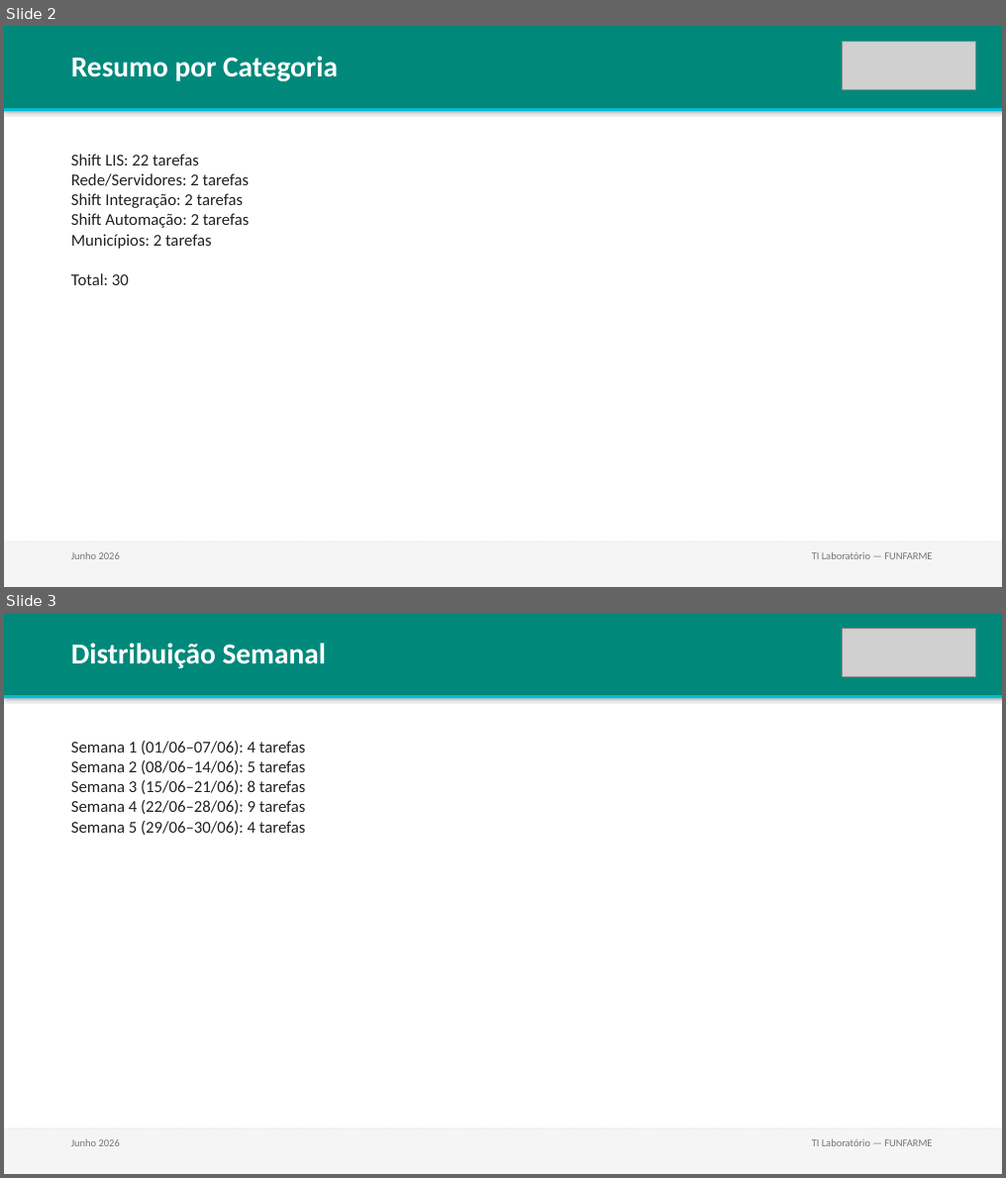
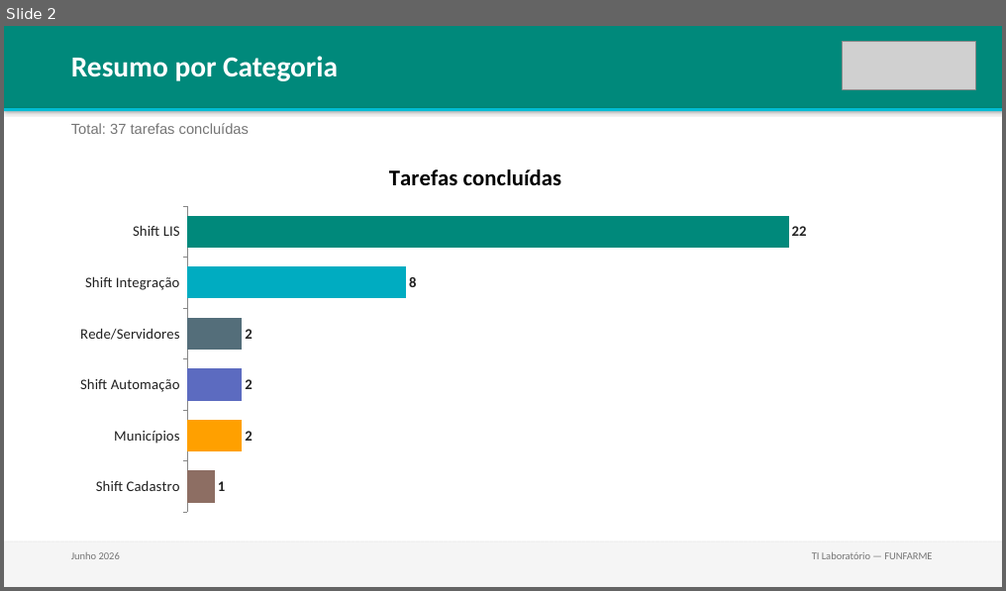
Before and after one commit to lab-central-hb/funfarme-kb, a slide deck: reports/2026-06_resumo-mensal.pptx. Shown one above the other, each under a label of ours: slides 2 and 3 before the commit, slide 2 after it. The pictures are 1006x1178 and 1006x591 pixels, drawn with LibreOffice and Linux fonts; fonts in the diff are those of the drawing; grey boxes stand for pictures. Boxes give left, top, right and bottom in pixels: in the first picture for what was removed or moved away, otherwise in the second. Text is boxed around its words. In the diff, an @@ line names an element or a change of style, - is before the commit and + after.

Commit message:
feat: melhora template do relatório mensal e documenta fluxo de máscaras
- gera-relatorio.py: gráficos nativos (barras/colunas) em vez de texto,
  cores por categoria, listas com marcadores reais, layout em 2 colunas
  para categorias com muitas tarefas, correção do bug que quebrava as
  logos ao clonar slides (relação de imagem não era recriada)
- remove slide de distribuição semanal do PPTX (não usado)
- portal: checklist do fluxo completo de criação de máscara e tabela
  de assinaturas de laboratórios de apoio (Hermes Pardini, DB, Fleury,
  Instituto Adolfo Lutz)
- regenera relatório de junho/2026 com o novo template

```diff
--- a/reports/2026-06_resumo-mensal.pptx
+++ b/reports/2026-06_resumo-mensal.pptx
@@ slide 3 removed at bbox=[4, 613, 1002, 1174], background #FFFFFF @@
@@ rectangle removed at bbox=[4, 613, 1002, 695] @@
@@ picture removed at bbox=[843, 628, 976, 676] @@
@@ text removed at bbox=[71, 643, 327, 668] @@
-Distribuição Semanal
@@ rectangle removed at bbox=[4, 695, 1002, 698] @@
@@ text removed at bbox=[71, 741, 306, 835] @@
-Semana 1 (01/06–07/06): 4 tarefas
-Semana 2 (08/06–14/06): 5 tarefas
-Semana 3 (15/06–21/06): 8 tarefas
-Semana 4 (22/06–28/06): 9 tarefas
-Semana 5 (29/06–30/06): 4 tarefas
@@ rectangle removed at bbox=[4, 1130, 1002, 1174] @@
@@ text removed at bbox=[71, 1140, 120, 1147] @@
-Junho 2026
@@ text removed at bbox=[812, 1140, 932, 1147] @@
-TI Laboratório — FUNFARME
@@ slide 2 changed as well @@
@@ text added at bbox=[71, 123, 249, 134], 14 pt, text #757575 @@
+Total: 37 tarefas concluídas
@@ bar chart added at bbox=[63, 146, 887, 520] @@
+title "Tarefas concluídas"
+categories: Shift LIS, Shift Integração, Rede/Servidores, Shift Automação, Municípios, Shift Cadastro
+Tarefas concluídas: 22, 8, 2, 2, 2, 1
@@ text removed at bbox=[71, 154, 250, 285] @@
-Shift LIS: 22 tarefas
-Rede/Servidores: 2 tarefas
-Shift Integração: 2 tarefas
-Shift Automação: 2 tarefas
-Municípios: 2 tarefas
-Total: 30
```
Also in this commit, not shown: 8 other slides changed, 1 slide added, 5 other files.
